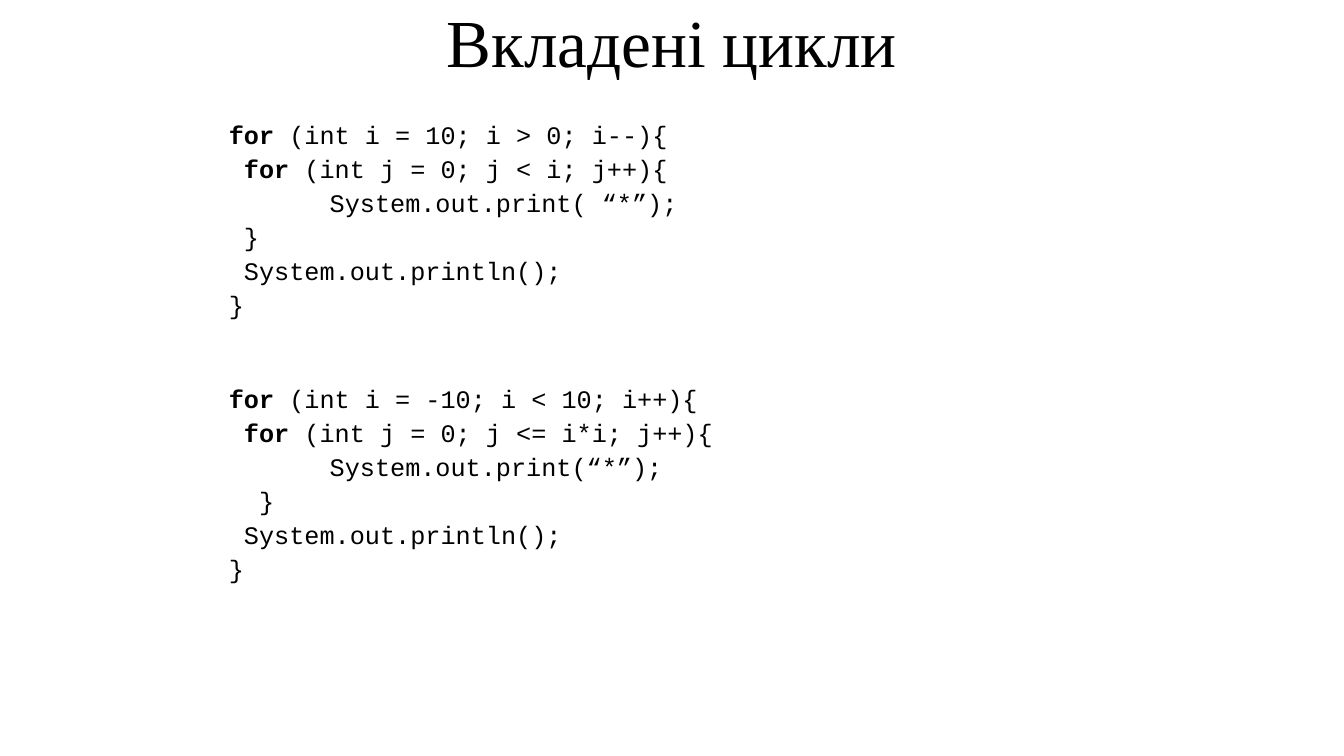
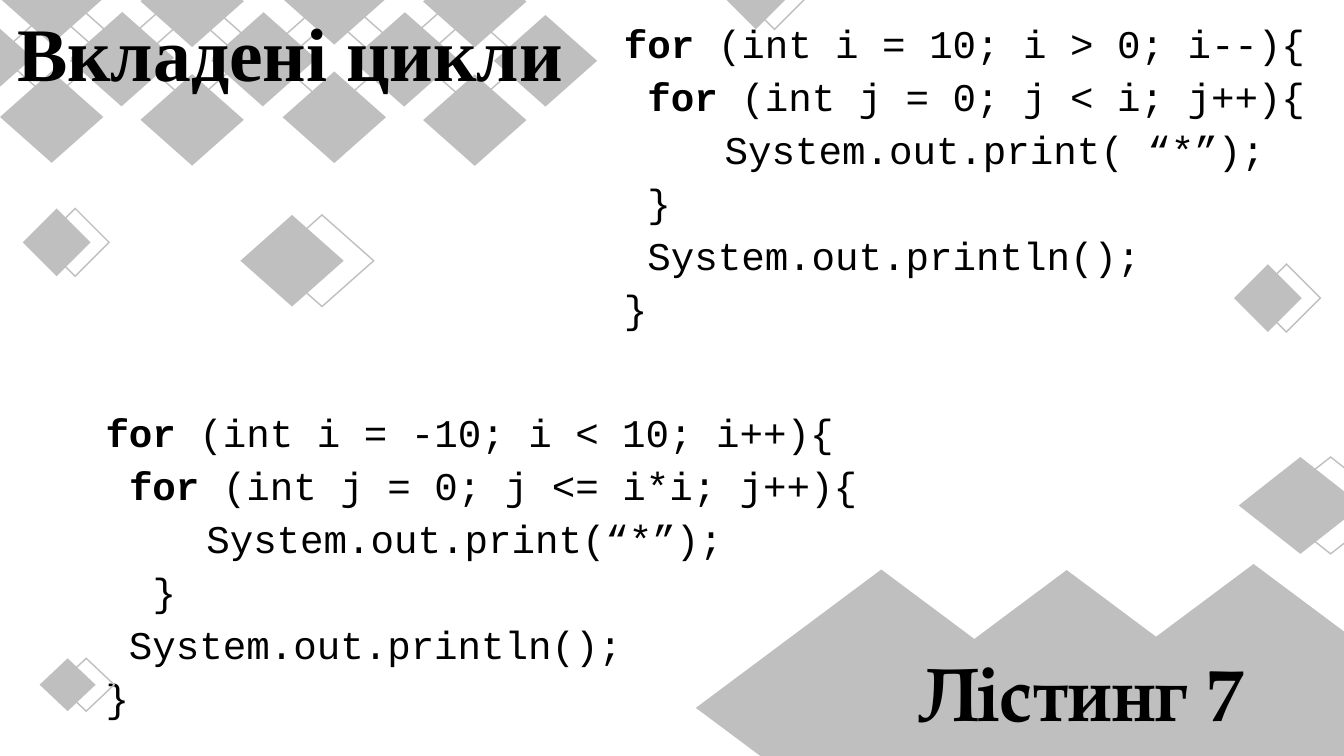
Before and after one commit to arg3ntuum/JavaCourse, a slide deck: slide 16 of Java Урок 4 for while.pptx. Drawn at 1344x756 pixels with LibreOffice and Linux fonts; fonts in the diff are those of the drawing. Boxes give left, top, right and bottom in pixels: in the first picture for what was removed or moved away, otherwise in the second. Text is boxed around its words. In the diff, an @@ line names an element or a change of style, - is before the commit and + after.

```diff
--- a/Java Урок 4 for while.pptx
+++ b/Java Урок 4 for while.pptx
@@ text "Вкладені цикли" at bbox=[17, 23, 563, 97]: size 48 to 54 pt, bold on; less space between paragraphs @@
@@ text "for (int i = 10; ..." at bbox=[624, 30, 1305, 278]: size 18 to 28 pt; more space between paragraphs @@
@@ text "for (int i = 10; ...": place and size @@
-text "for (int i = 10; ..." at bbox=[229, 126, 668, 286]
+text "for (int i = 10; ..." at bbox=[624, 30, 1305, 278]
@@ text "for (int i = -10; ...": place and size @@
-text "for (int i = -10; ..." at bbox=[229, 389, 713, 550]
+text "for (int i = -10; ..." at bbox=[106, 419, 857, 667]
@@ text "for (int i = -10; ..." at bbox=[106, 419, 857, 667]: size 18 to 28 pt; more space between paragraphs @@
@@ diamond added at bbox=[1069, 565, 1344, 756], fill #BFBFBF @@
@@ diamond added at bbox=[696, 570, 1067, 756], fill #BFBFBF @@
@@ diamond added at bbox=[881, 571, 1252, 756], fill #BFBFBF @@
@@ group added at bbox=[0, 0, 1344, 711]: 35 diamonds @@
@@ text added at bbox=[919, 667, 1245, 723], 54 pt, text #000000, bold @@
+Лістинг 7
```
Also in this commit, not shown: 16 other slides changed, 1 slide removed.
